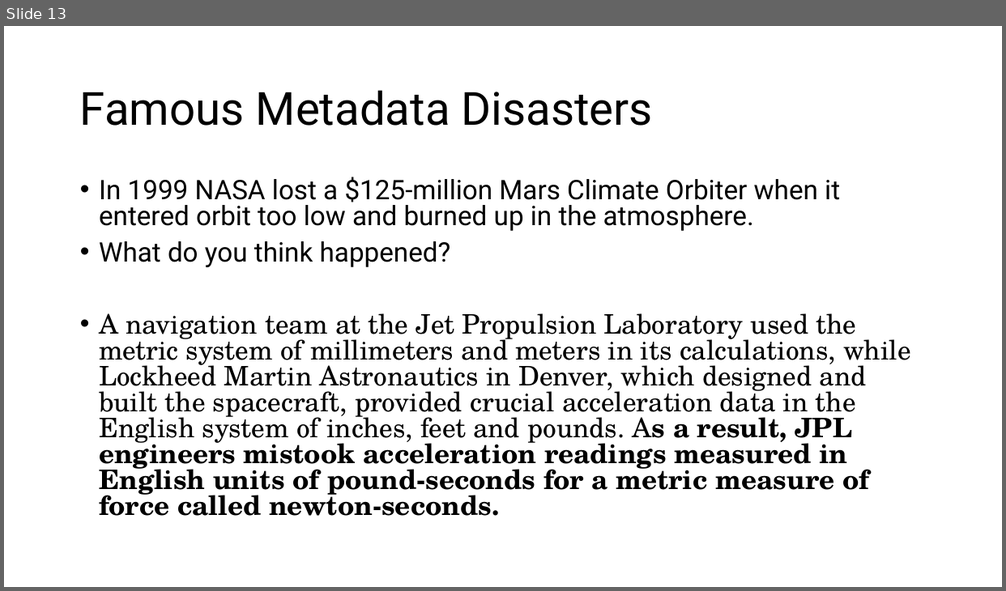
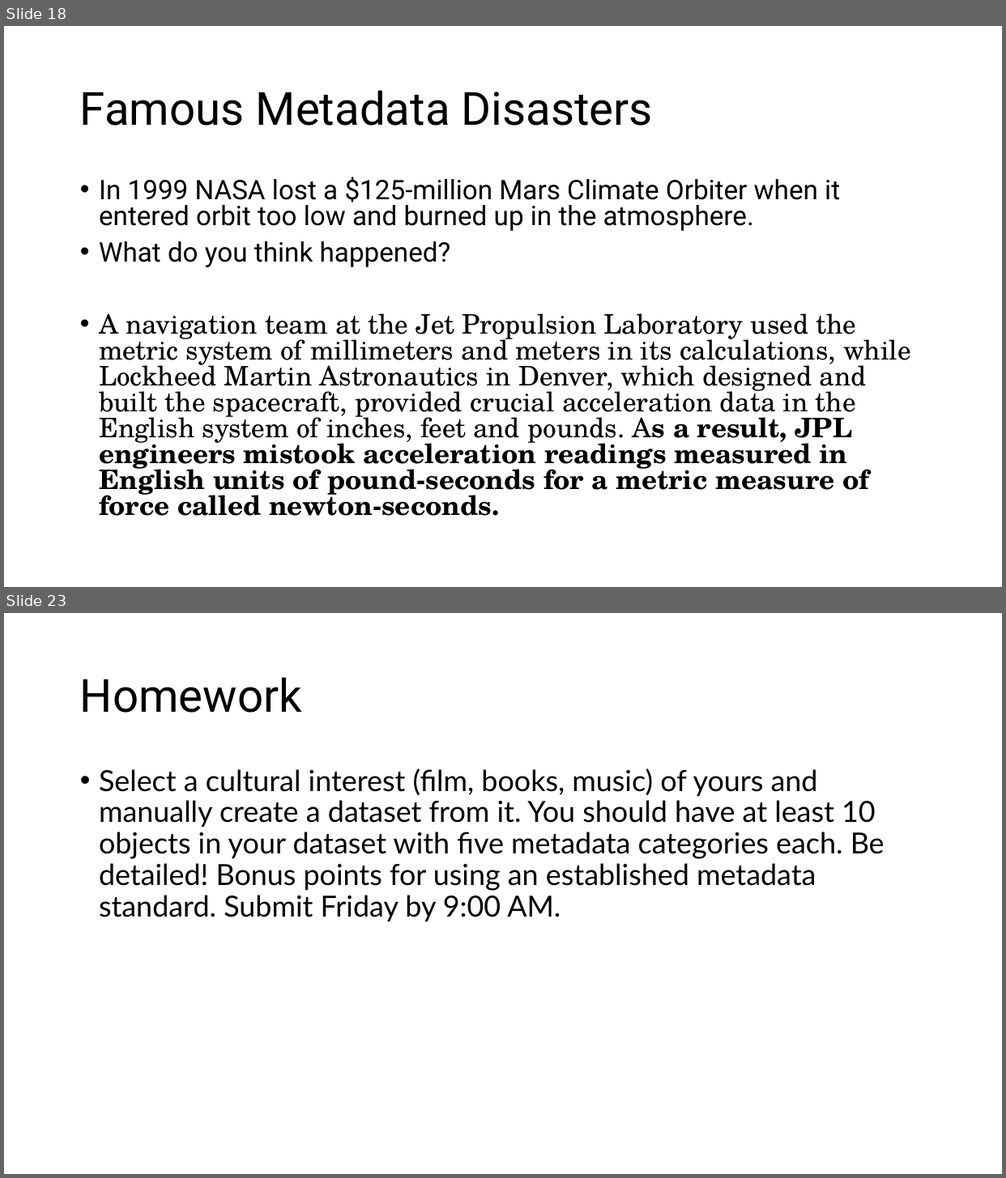
Before and after one commit to walshbr/data-for-the-rest-of-us, a slide deck: resources/week-3/description.pptx. Shown one above the other, each under a label of ours: slide 13 before the commit, slides 18 and 23 after it; the slides between them are not shown. The pictures are 1006x591 and 1006x1178 pixels, drawn with LibreOffice and Linux fonts; fonts in the diff are those of the drawing. Boxes give left, top, right and bottom in pixels: in the first picture for what was removed or moved away, otherwise in the second. Text is boxed around its words. In the diff, an @@ line names an element or a change of style, - is before the commit and + after.

```diff
--- a/resources/week-3/description.pptx
+++ b/resources/week-3/description.pptx
@@ slide 23 added at [4, 613, 1002, 1174], background #FFFFFF @@
@@ title added at [80, 677, 302, 713], 44 pt, text #000000 @@
+Homework
@@ text added at [99, 769, 884, 922], 28 pt, text #000000 @@
+• Select a cultural interest (film, books, music) of yours and manually create a dataset from it. You should have at least 10 objects in your dataset with five metadata categories each. Be detailed! Bonus points for using an established metadata standard. Submit Friday by 9:00 AM.
@@ what was slide 13 is now slide 18 @@
```
Also in this commit, not shown: 5 slides changed, 7 other slides added, 1 slide removed.
